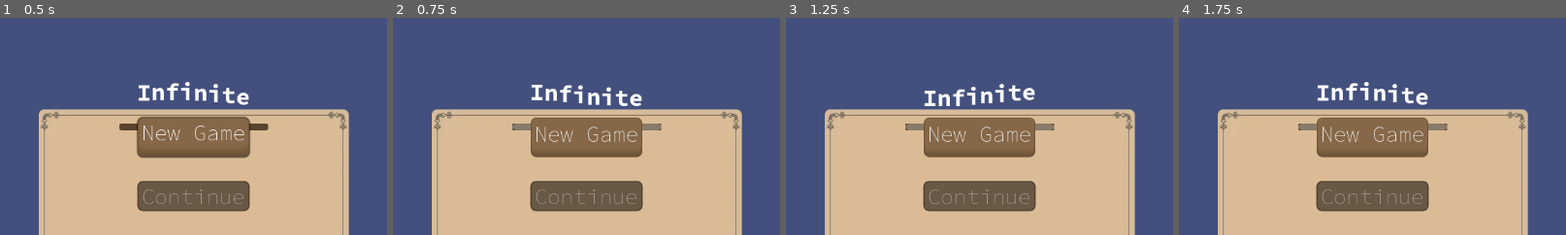
Above: before the commit, frames 1-4 (left to right).
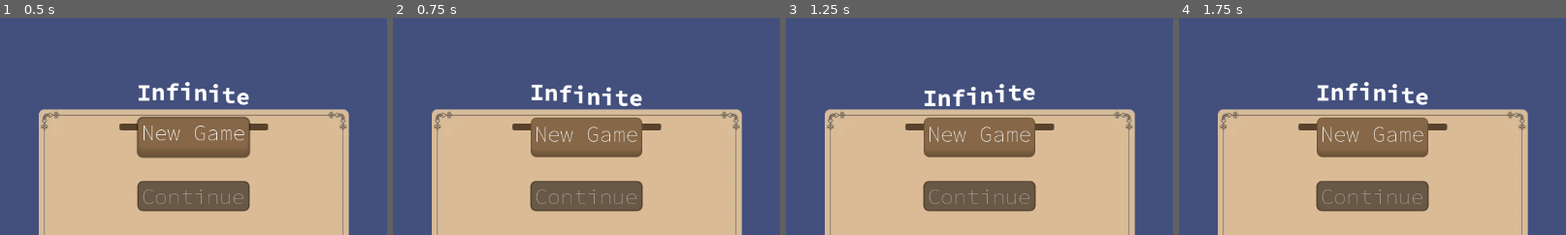
Above: after the commit, the same moments.

Repository: a-siu/killer-sudoku
Game: Godot game, scene res://scene/Main/main_menu.tscn
The game is run twice, just before and just after one commit, with the same random seed, the same clock (stepped at 60 frames per second) and the same inputs.
Inputs:
- Up to frame 1 (0.5 s): no input
- Up to frame 2 (0.75 s): click "New Game" at 0.5 s
- Up to frame 3 (1.25 s): no input
- Up to frame 4 (1.75 s): click "New Game" at 1.25 s
The pictures show only the part of the screen within x 25-75%, y 9-59%; the shares and areas given below are measured in that part.

Frame 1 is identical in both runs. In frame 2, 0.3% of the frame differs, in the area x 30-70%, y 48-52%; in frame 3, 0.3%; in frame 4, 0.3%.
Error after the commit: Parse Error: Export type can only be built-in, a resource, a node, or an enum. (res://script/Game)

Commit message:
converted base classes to refcounted to save memory

Diff:
--- a/Resource Base/Killer Sudoku/classic/cell.gd
+++ b/Resource Base/Killer Sudoku/classic/cell.gd
@@ -1,4 +1,4 @@
-extends Resource
+extends RefCounted
 class_name Cell
 
 var grid : Grid
--- a/Resource Base/Killer Sudoku/classic/house.gd
+++ b/Resource Base/Killer Sudoku/classic/house.gd
@@ -1,8 +1,8 @@
-extends Resource
+extends RefCounted
 class_name House
 
 ## The list of Cell Object hosted by the House Object
-@export var content : Array[Cell]
+var content : Array[Cell]
 
 func verify() -> bool:
 	var numbers : Array = []
--- a/Resource Base/Killer Sudoku/killer/cage_cluster.gd
+++ b/Resource Base/Killer Sudoku/killer/cage_cluster.gd
@@ -1,4 +1,4 @@
-extends Resource
+extends RefCounted
 class_name CageCluster
 
 ## the list of cages in the cluster
@@ -38,8 +38,8 @@
 signal cages_filled_progress(f: float)
 
 
-
-func fill(grid : Grid): # fill the board with cages
+## A simple random method of generating the cage heads + expanding them
+func fill(grid : Grid):
 	var cage_number = randi_range(32, 34)
 	fulfill_cage_heads(cage_number, grid)
 	await expand_cage_heads(grid)
@@ -169,7 +169,7 @@
 		cage.content.sort_custom(func(c1: Cell, c2: Cell):
 			return c1.coords < c2.coords)
 
-## simple "cage add" function based on the number of cage heads in selected set of House	. to balance the density of cages
+## simple "cage add" function based on the number of cage heads in selected set of House. to balance the density of cages
 func sprinkle_cage_heads(order: Array[House], threshold_minimum : int):
 	var not_has_cage := func(c: Cell) -> bool:
 		if c.cage:
